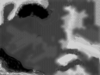
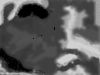
Layered file, before and after one edit (100 x 75). Changes by layer:
added layer "Warstwa 4" above "Warstwa 2" over 33, 27, 55, 39
painted on "Warstwa 2" over 56, 60, 75, 68
